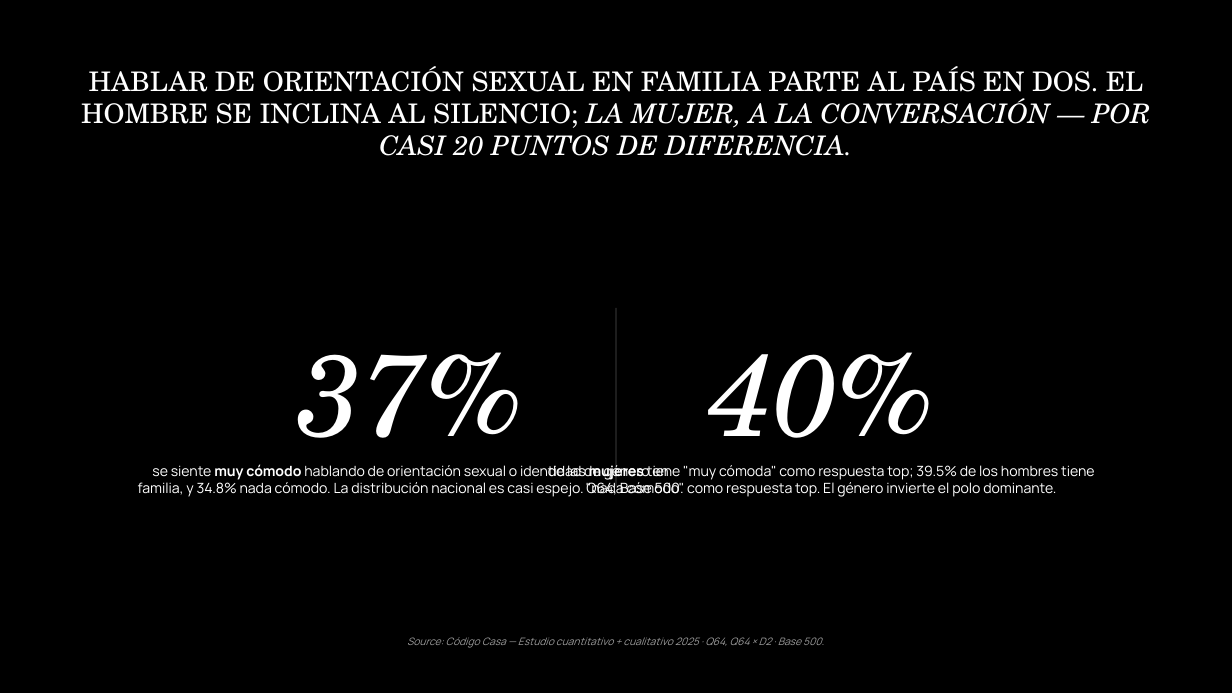
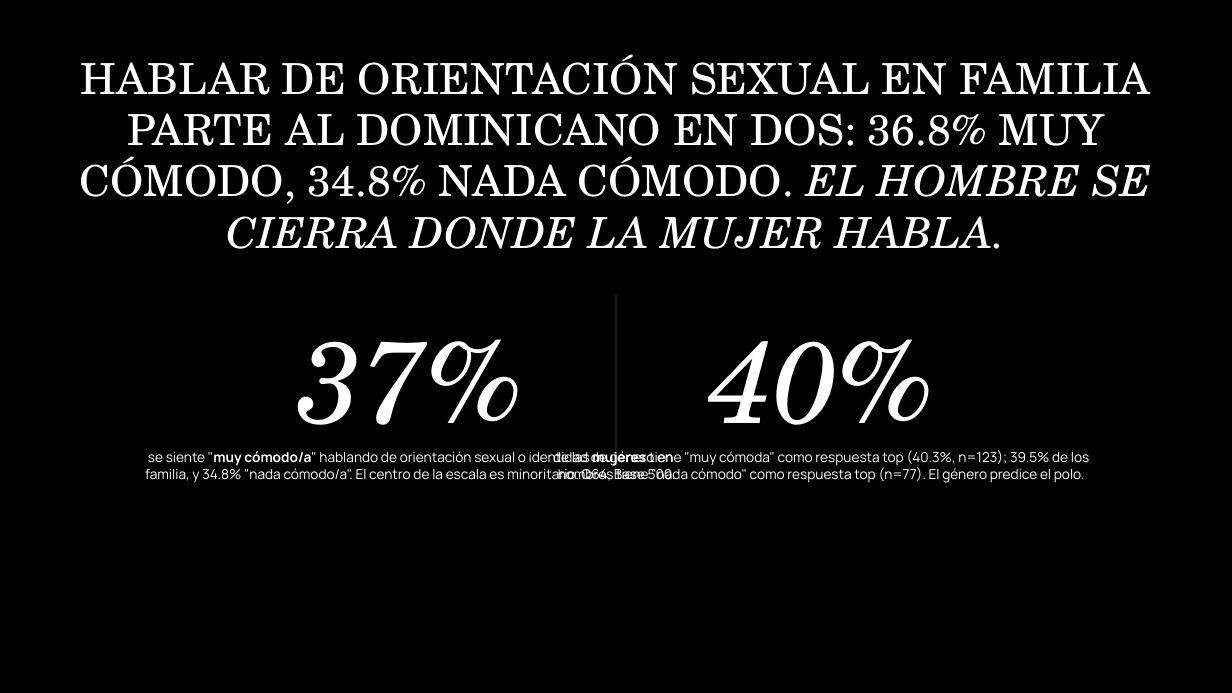
Before and after one commit to jeremyninja/c-digocasa-cerebro, a slide deck: slide 11 of Agentes Hallazgos/sistema-de-creencias-deck-flat.pptx (slide 10 before the commit). Drawn at 1232x693 pixels with LibreOffice and Linux fonts; fonts in the diff are those of the drawing. Boxes give left, top, right and bottom in pixels: in the first picture for what was removed or moved away, otherwise in the second. Text is boxed around its words. In the diff, an @@ line names an element or a change of style, - is before the commit and + after.

```diff
--- a/Agentes Hallazgos/sistema-de-creencias-deck-flat.pptx
+++ b/Agentes Hallazgos/sistema-de-creencias-deck-flat.pptx
@@ text at <box>80,54,1151,249</box>: text changed; size 31.5 to 50 pt @@
-HABLAR DE ORIENTACIÓN SEXUAL EN FAMILIA PARTE AL PAÍS EN DOS. EL HOMBRE SE INCLINA AL SILENCIO; LA MUJER, A LA CONVERSACIÓN — POR CASI 20 PUNTOS DE DIFERENCIA.
+HABLAR DE ORIENTACIÓN SEXUAL EN FAMILIA PARTE AL DOMINICANO EN DOS: 36.8% MUY CÓMODO, 34.8% NADA CÓMODO. EL HOMBRE SE CIERRA DONDE LA MUJER HABLA.
@@ 2 texts, 1 rectangle: place and size @@
-2 texts, 1 rectangle at <box>298,308,934,487</box>
+2 texts, 1 rectangle at <box>298,295,934,474</box>
@@ text at <box>145,451,676,483</box>: text changed; size 16.5 to 16 pt @@
-se siente muy cómodo hablando de orientación sexual o identidad de género en familia, y 34.8% nada cómodo. La distribución nacional es casi espejo. Q64, Base 500.
+se siente "muy cómodo/a" hablando de orientación sexual o identidad de género en familia, y 34.8% "nada cómodo/a". El centro de la escala es minoritario. Q64, Base 500.
@@ text at <box>558,450,1089,483</box>: text changed; size 16.5 to 16 pt @@
-de las mujeres tiene "muy cómoda" como respuesta top; 39.5% de los hombres tiene "nada cómodo" como respuesta top. El género invierte el polo dominante.
+de las mujeres tiene "muy cómoda" como respuesta top (40.3%, n=123); 39.5% de los hombres tiene "nada cómodo" como respuesta top (n=77). El género predice el polo.
@@ text removed at <box>407,637,824,648</box> @@
-Source: Código Casa — Estudio cuantitativo + cualitativo 2025 · Q64, Q64 × D2 · Base 500.
```
Also in this commit, not shown: 5 other slides changed, 14 slides added, 10 slides removed, 3 other files.
